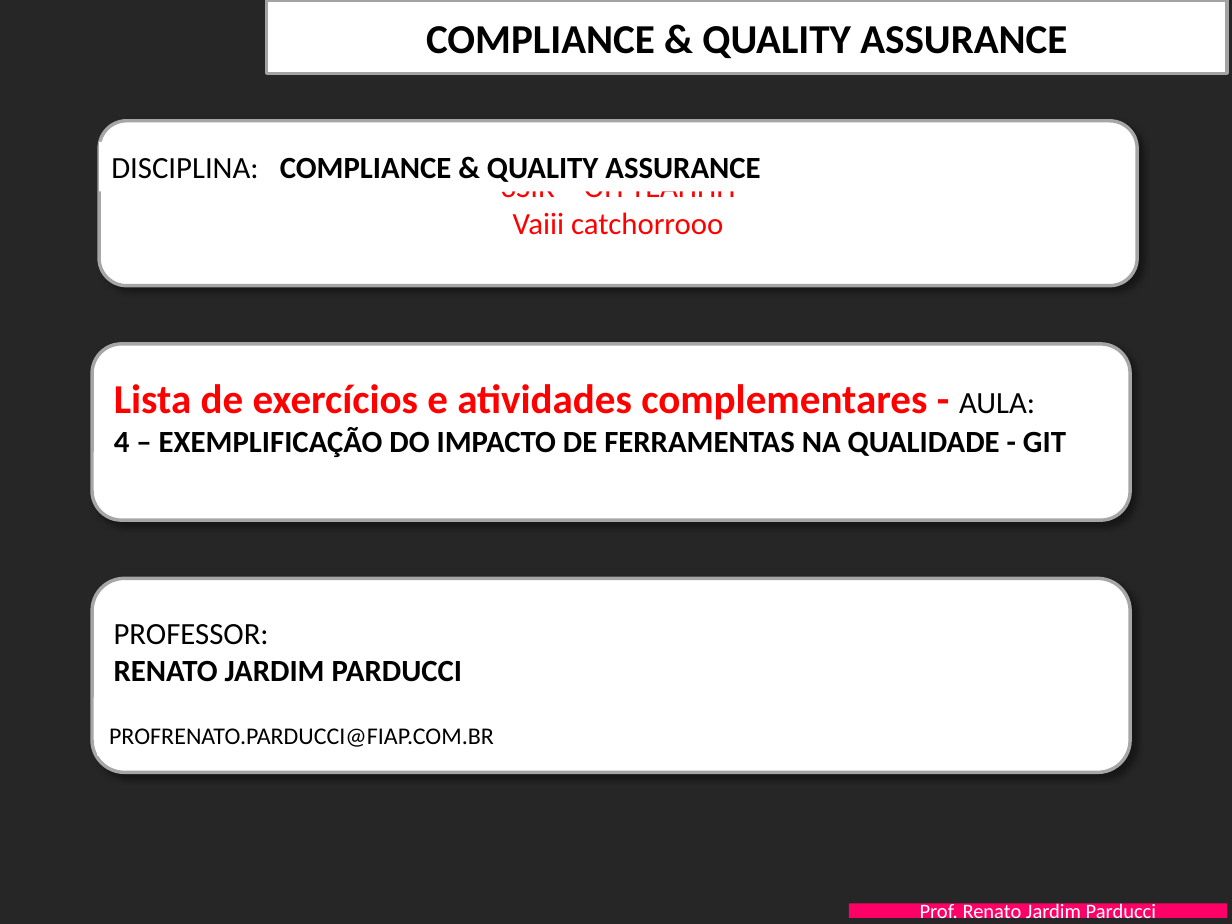
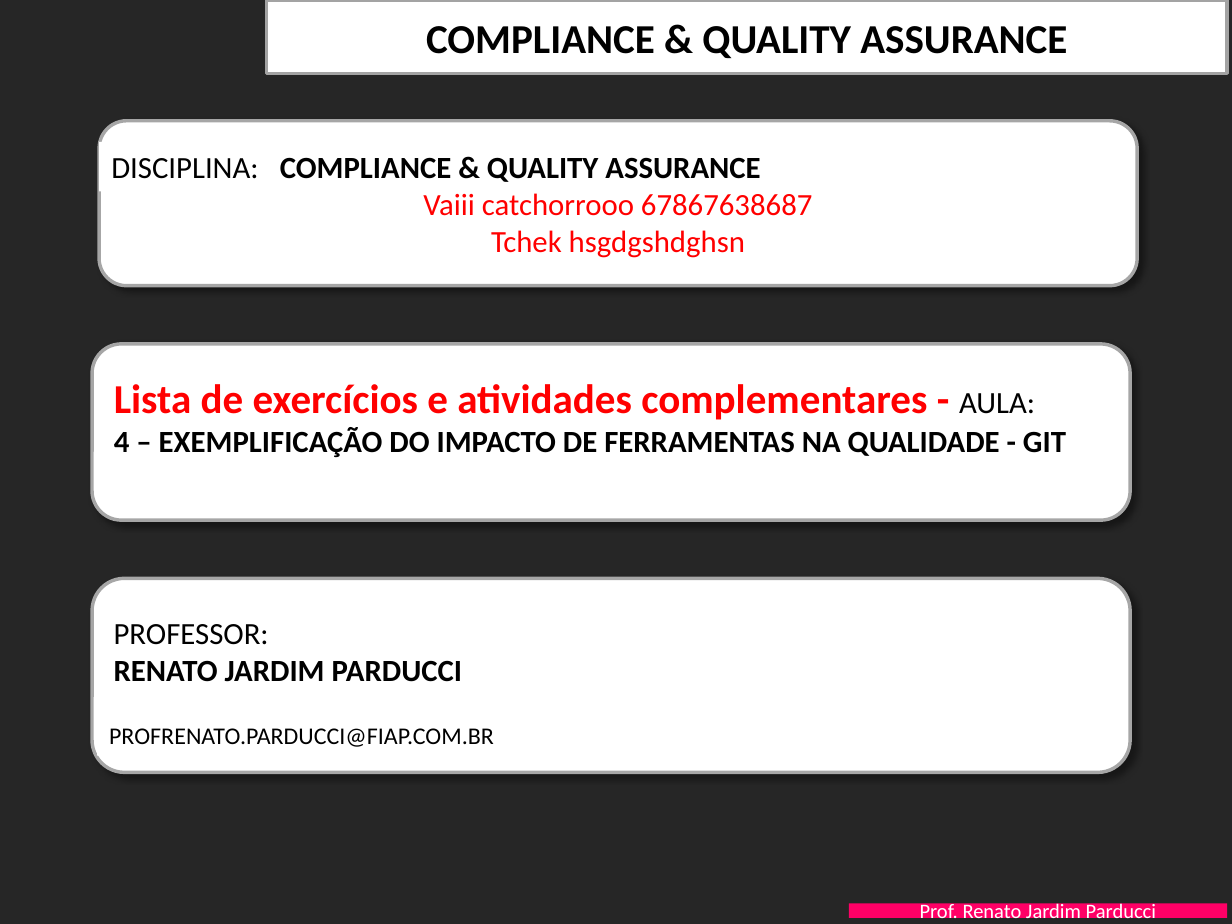
Before and after one commit to Xiophanny/SI-Estacionamento, a slide deck: slide 1 of Documentação/FIAP-QualidProjSW-Aula-4-GIT - EXERCICIOS.pptx. Drawn at 1232x924 pixels with LibreOffice and Linux fonts; fonts in the diff are those of the drawing; background and template pictures are left out. Boxes give left, top, right and bottom in pixels: in the first picture for what was removed or moved away, otherwise in the second. Text is boxed around its words. In the diff, an @@ line names an element or a change of style, - is before the commit and + after.

Commit message:
teset1000
vai funcionar

```diff
--- a/Documentação/FIAP-QualidProjSW-Aula-4-GIT - EXERCICIOS.pptx
+++ b/Documentação/FIAP-QualidProjSW-Aula-4-GIT - EXERCICIOS.pptx
@@ text in rounded rectangle at (423, 193, 812, 258): text changed @@
-Vaiii catchorrooo
+Vaiii catchorrooo 67867638687
+Tchek hsgdgshdghsn
```
